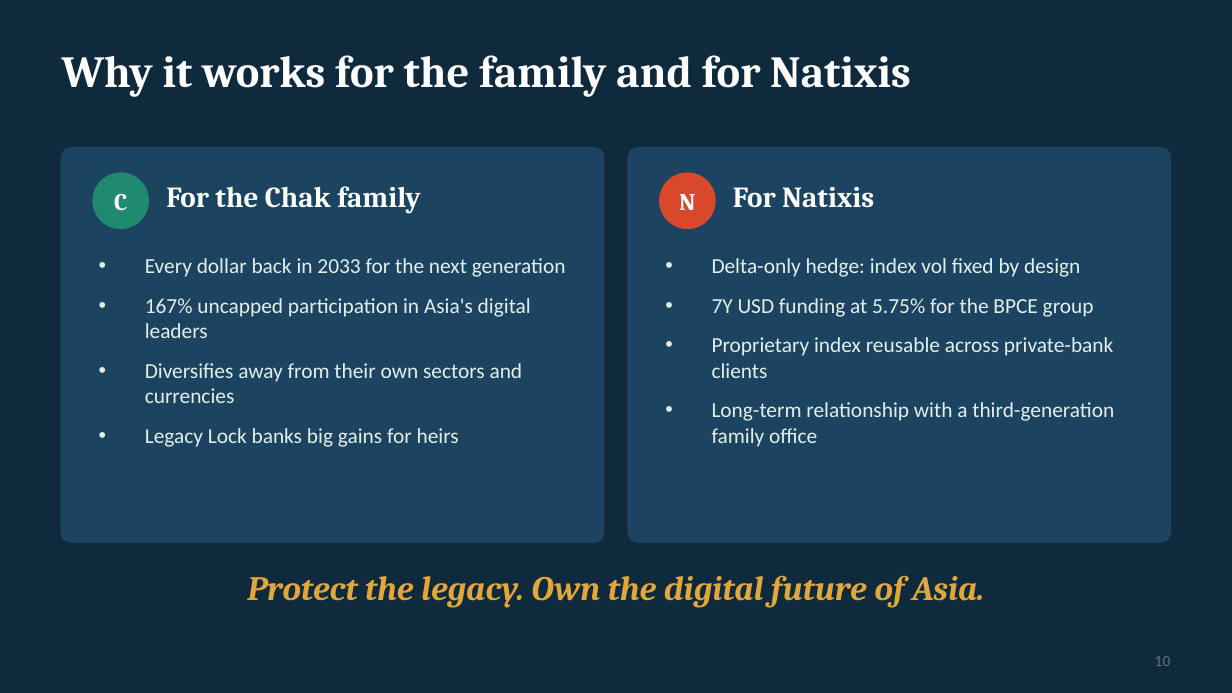
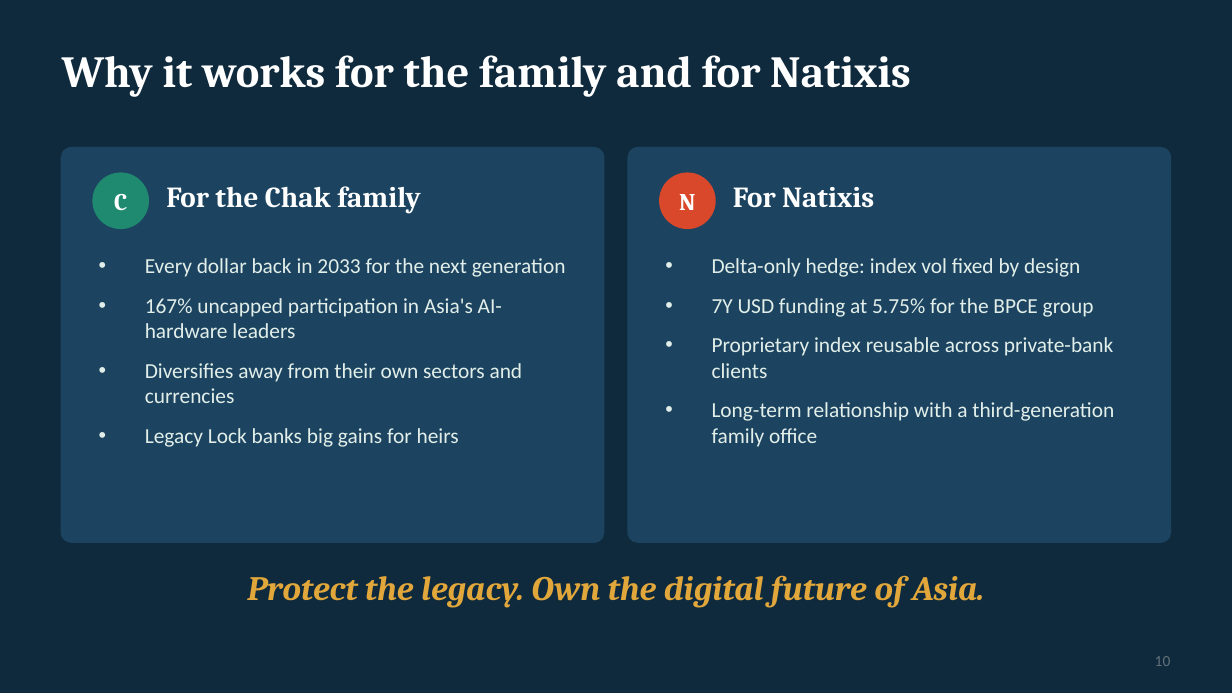
Before and after one commit to benjaminlhl/natixis-case-comp, a slide deck: slide 12 of deck/Asia-Digital-Bridge-Note.pptx. Drawn at 1232x693 pixels with LibreOffice and Linux fonts; fonts in the diff are those of the drawing. Boxes give left, top, right and bottom in pixels: in the first picture for what was removed or moved away, otherwise in the second. Text is boxed around its words. In the diff, an @@ line names an element or a change of style, - is before the commit and + after.

```diff
--- a/deck/Asia-Digital-Bridge-Note.pptx
+++ b/deck/Asia-Digital-Bridge-Note.pptx
@@ text at (145, 298, 502, 338): text changed @@
-• 167% uncapped participation in Asia's digital leaders
+• 167% uncapped participation in Asia's AI-hardware leaders
```
Also in this commit, not shown: 13 other slides changed, 7 other files.
